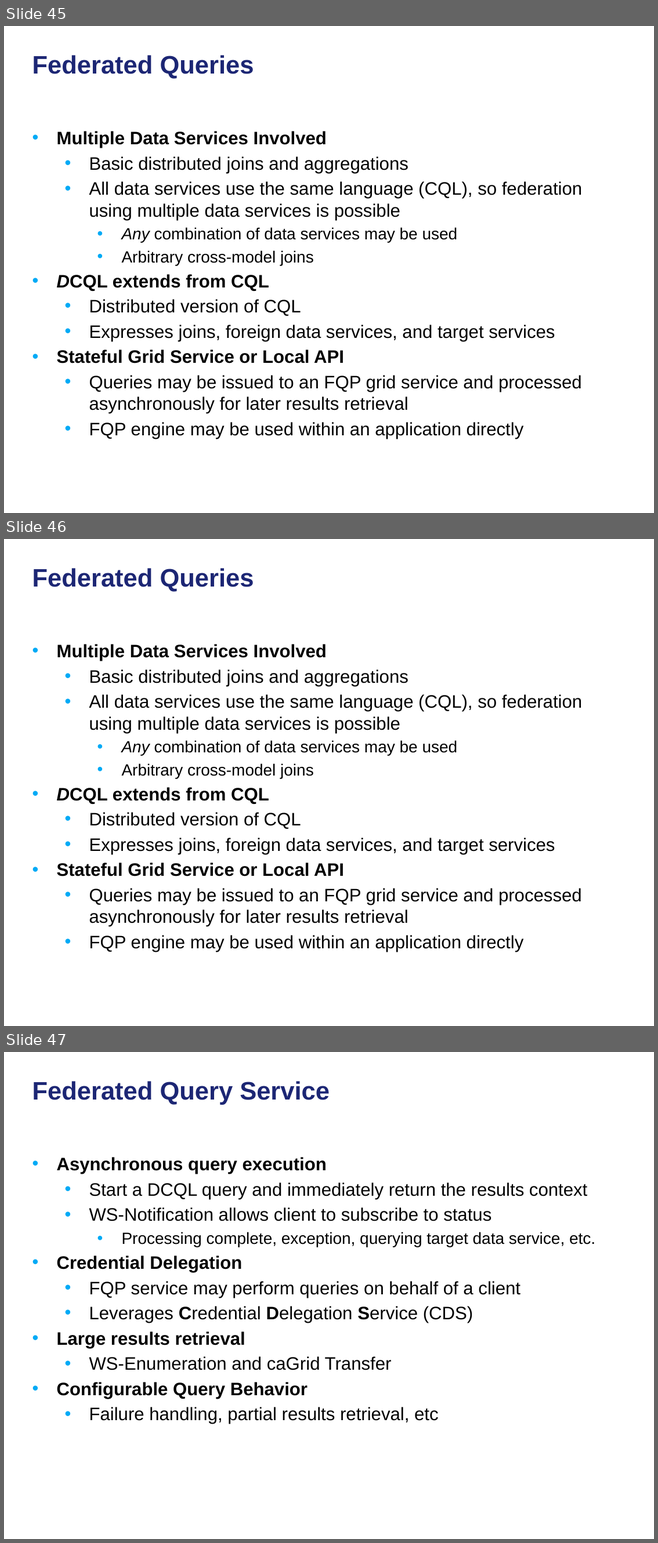
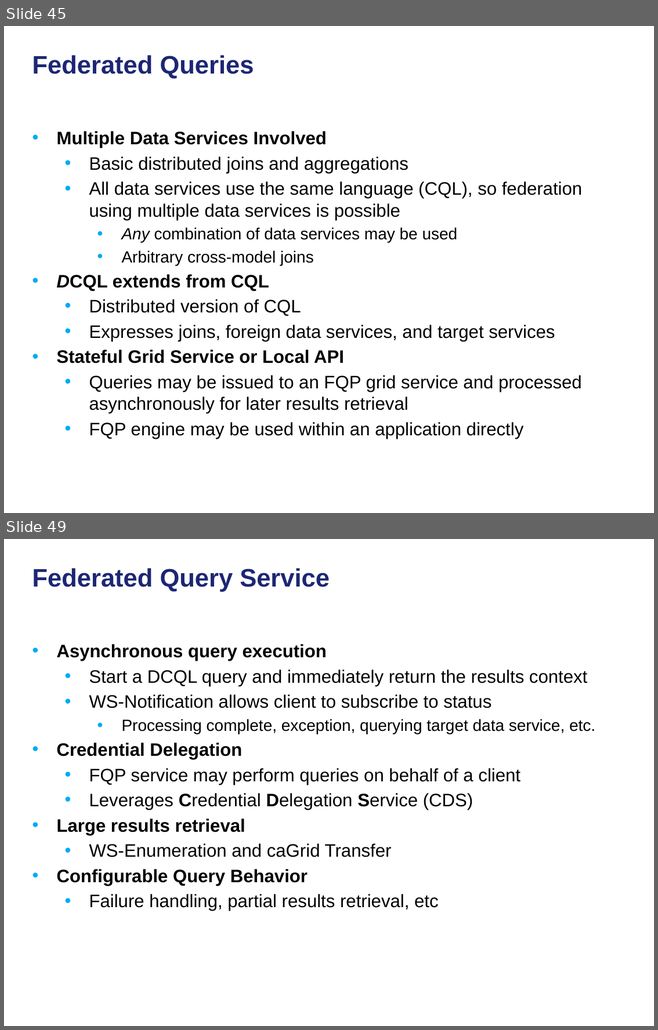
Before and after one commit to NCIP/cagrid-docs, a slide deck: presentations/200906_Novartis/caGrid Data Services.pptx. Shown one above the other, each under a label of ours: slides 45, 46 and 47 before the commit, slides 45 and 49 after it; the slides between them are not shown. The pictures are 658x1543 and 658x1030 pixels, drawn with LibreOffice and Linux fonts; fonts in the diff are those of the drawing; background and template pictures are left out. Boxes give left, top, right and bottom in pixels: in the first picture for what was removed or moved away, otherwise in the second. Text is boxed around its words. In the diff, an @@ line names an element or a change of style, - is before the commit and + after.

```diff
--- a/presentations/200906_Novartis/caGrid Data Services.pptx
+++ b/presentations/200906_Novartis/caGrid Data Services.pptx
@@ slide 46 removed at (4,539,654,1026), background picture (left out) @@
@@ title removed at (32,568,254,592) @@
-Federated Queries
@@ text removed at (57,644,582,952) @@
-• Multiple Data Services Involved
-  • Basic distributed joins and aggregations
-  • All data services use the same language (CQL), so federation using multiple data services is possible
-    • Any combination of data services may be used
-    • Arbitrary cross-model joins
-• DCQL extends from CQL
-  • Distributed version of CQL
-  • Expresses joins, foreign data services, and target services
-• Stateful Grid Service or Local API
-  • Queries may be issued to an FQP grid service and processed asynchronously for later results retrieval
-  • FQP engine may be used within an application directly
@@ what was slide 47 is now slide 49 @@
```
Also in this commit, not shown: 8 slides added.
